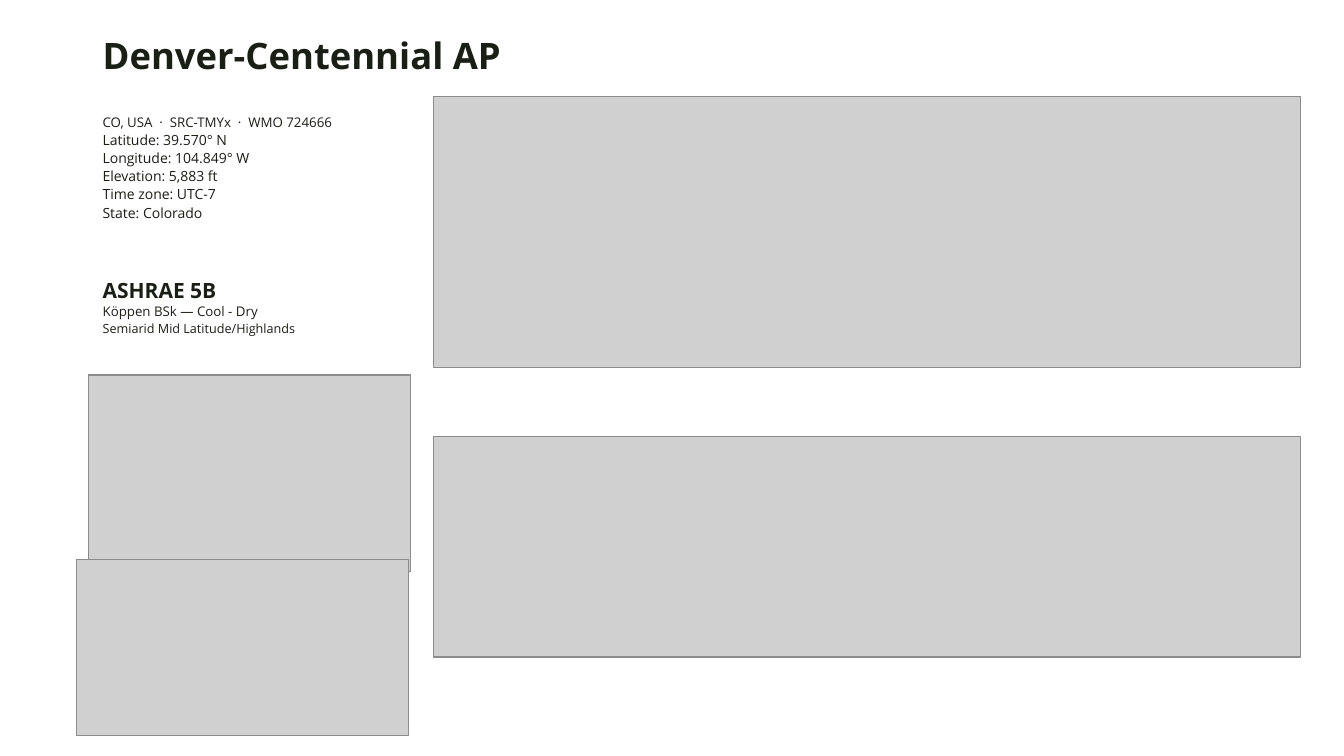
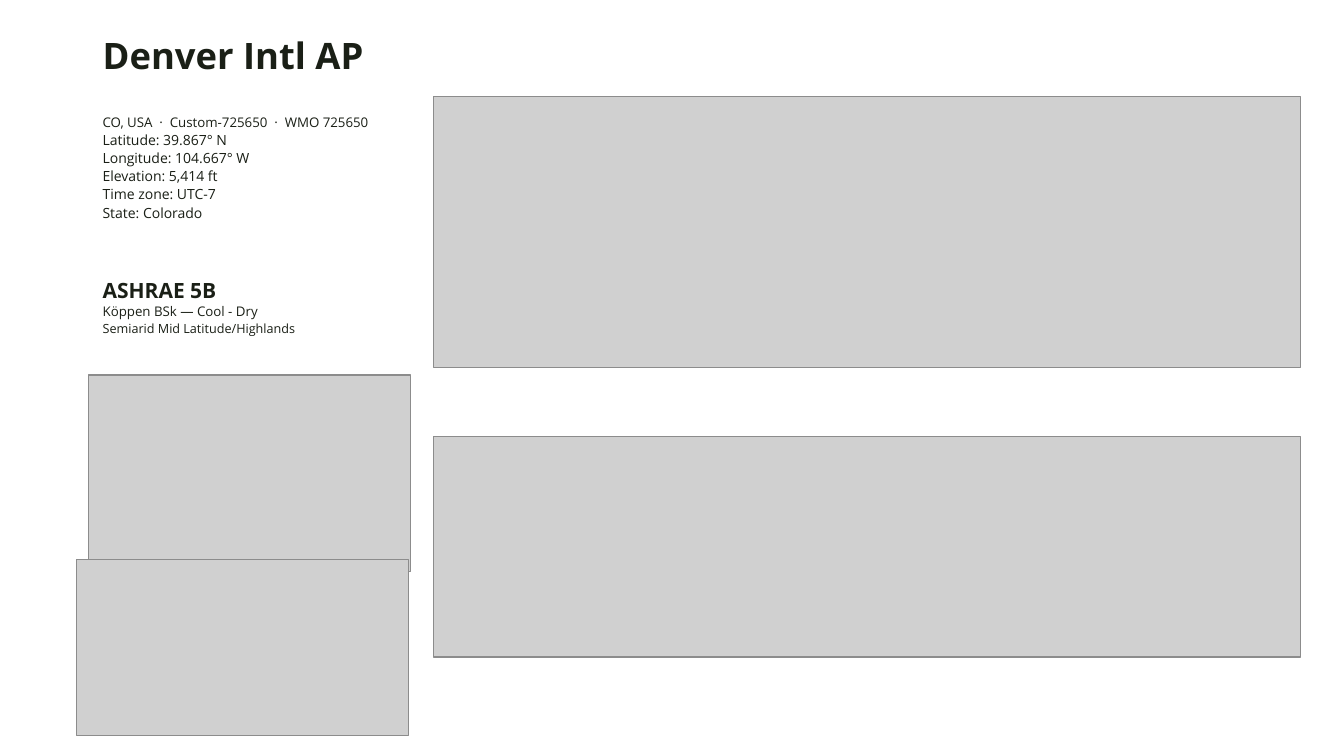
Before and after one commit to A2Efficiency/EXT-epwvis, a slide deck: slide 6 of out/climate-deck.pptx (slide 2 before the commit). Drawn at 1344x756 pixels with LibreOffice and Linux fonts; fonts in the diff are those of the drawing; grey boxes stand for pictures; background and template pictures are left out. Boxes give left, top, right and bottom in pixels: in the first picture for what was removed or moved away, otherwise in the second. Text is boxed around its words. In the diff, an @@ line names an element or a change of style, - is before the commit and + after.

```diff
--- a/out/climate-deck.pptx
+++ b/out/climate-deck.pptx
@@ text at [103, 41, 363, 70]: text changed @@
-Denver-Centennial AP
+Denver Intl AP
@@ text at [103, 117, 369, 183]: text changed @@
-CO, USA · SRC-TMYx · WMO 724666
-Latitude: 39.570° N
-Longitude: 104.849° W
-Elevation: 5,883 ft
+CO, USA · Custom-725650 · WMO 725650
+Latitude: 39.867° N
+Longitude: 104.667° W
+Elevation: 5,414 ft
```
Also in this commit, not shown: 6 other slides changed, 6 slides added, 19 other files.
